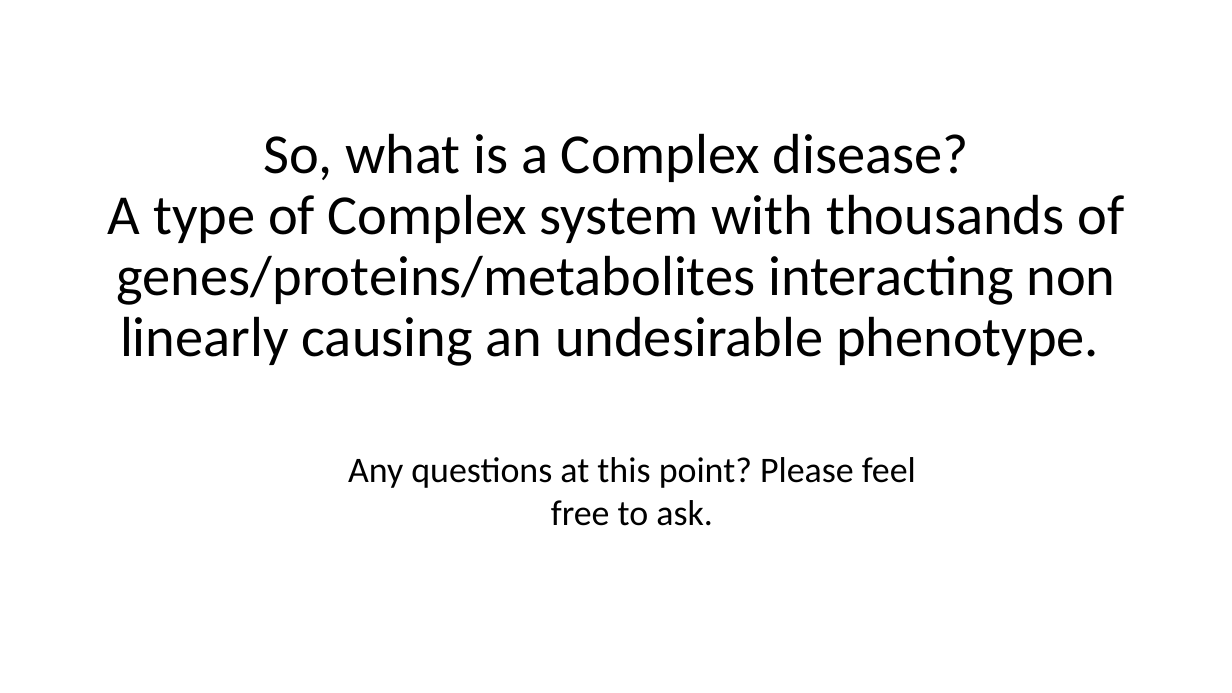
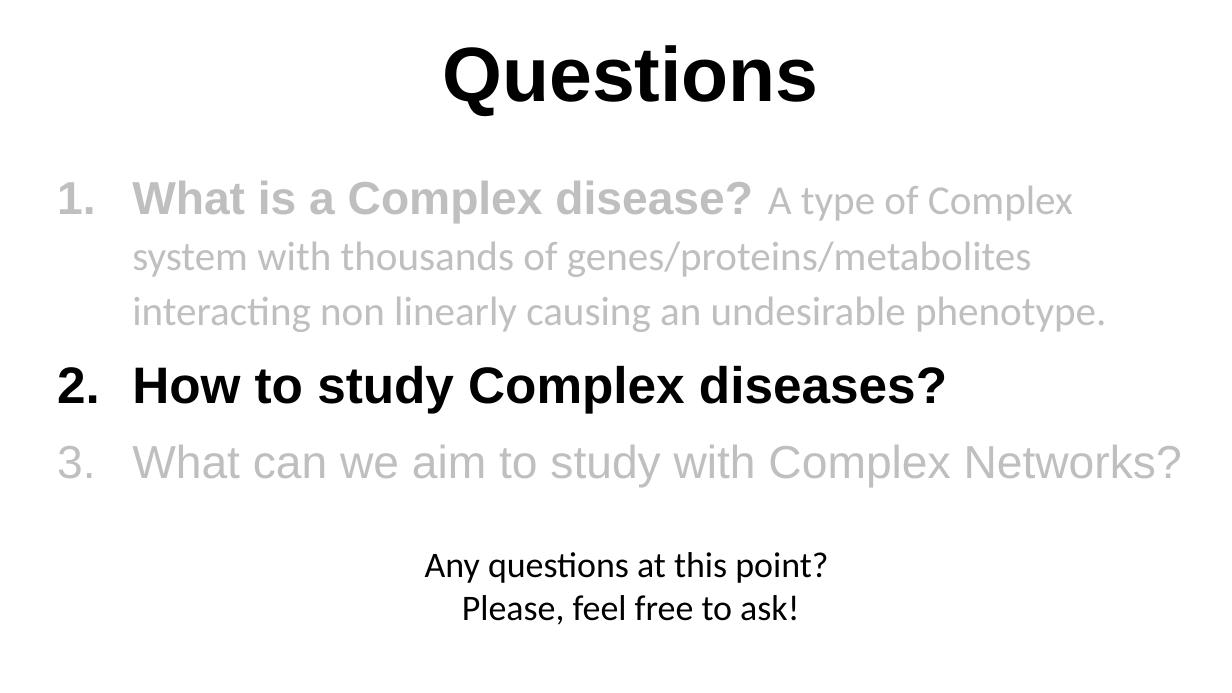
Before and after one commit to VenkiPhy6/seminar-thirdsem, a slide deck: slide 9 of A Primer to Complex Diseases.pptx (slide 8 before the commit). Drawn at 1232x693 pixels with LibreOffice and Linux fonts; fonts in the diff are those of the drawing. Boxes give left, top, right and bottom in pixels: in the first picture for what was removed or moved away, otherwise in the second. Text is boxed around its words. In the diff, an @@ line names an element or a change of style, - is before the commit and + after.

```diff
--- a/A Primer to Complex Diseases.pptx
+++ b/A Primer to Complex Diseases.pptx
@@ title added at box(442, 45, 818, 116), 60 pt, text #000000, bold @@
+Questions
@@ text "What is a Complex disease? ..." at box(132, 181, 1182, 487): vertical alignment middle to top @@
@@ text at box(132, 181, 1182, 487): text changed; size 44 to 32 pt; text colour #000000 to #BFBFBF @@
-So, what is a Complex disease?
-A type of Complex system with thousands of genes/proteins/metabolites interacting non linearly causing an undesirable phenotype.
+1. What is a Complex disease? A type of Complex system with thousands of genes/proteins/metabolites interacting non linearly causing an undesirable phenotype.
+2. How to study Complex diseases?
+3. What can we aim to study with Complex Networks?
@@ text at box(425, 552, 828, 625): text changed @@
-Any questions at this point? Please feel free to ask.
+Any questions at this point?
+Please, feel free to ask!
```
Also in this commit, not shown: 7 other slides changed, 10 slides added, 2 slides removed, 8 other files.
